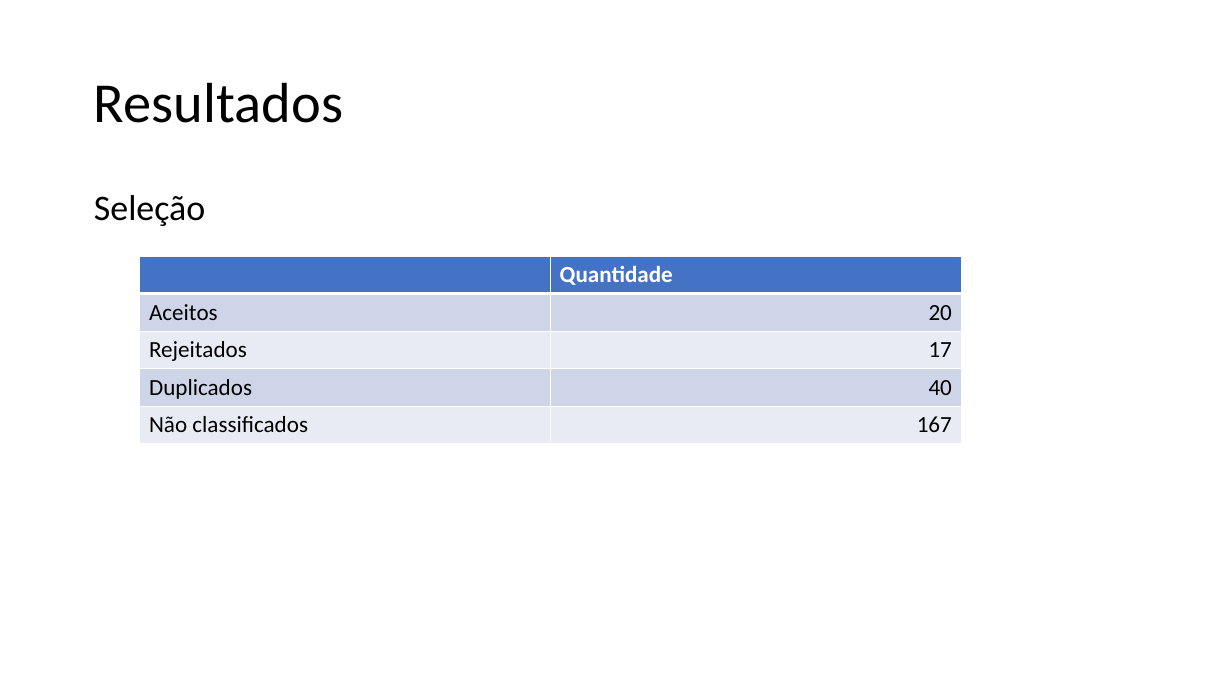
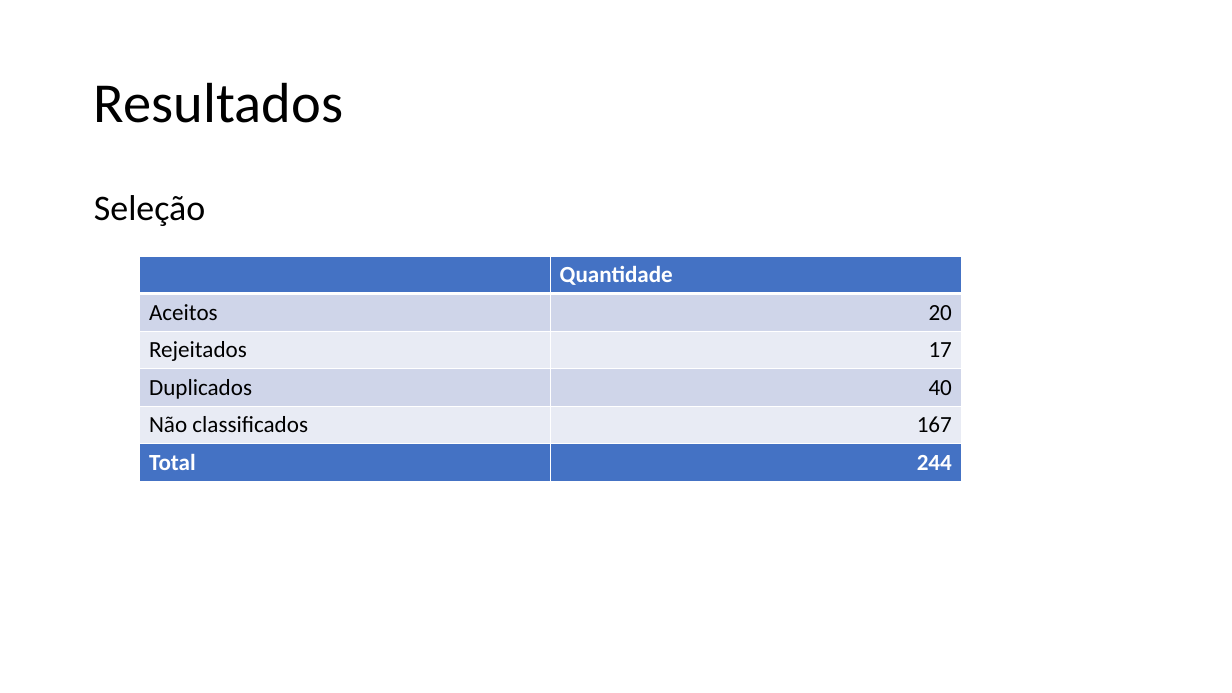
Before and after one commit to mrezende/mpq-discipline, a slide deck: slide 11 of exercise5/presentation/Apresentacao.pptx. Drawn at 1232x693 pixels with LibreOffice and Linux fonts; fonts in the diff are those of the drawing. Boxes give left, top, right and bottom in pixels: in the first picture for what was removed or moved away, otherwise in the second. Text is boxed around its words. In the diff, an @@ line names an element or a change of style, - is before the commit and + after.

```diff
--- a/exercise5/presentation/Apresentacao.pptx
+++ b/exercise5/presentation/Apresentacao.pptx
@@ table at [140,256,960,481] @@
+row 6: Total | 244
```
